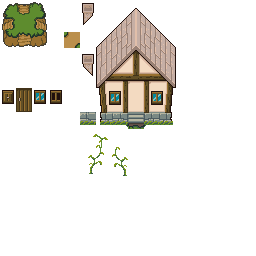
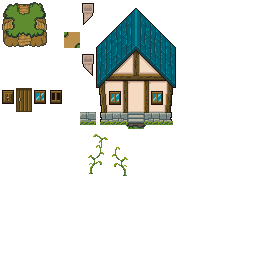
Two versions of the same layered image (256x256). Layer-by-layer changes:
painted on "Livello 2" over (x1=97, y1=9, x2=175, y2=87)
